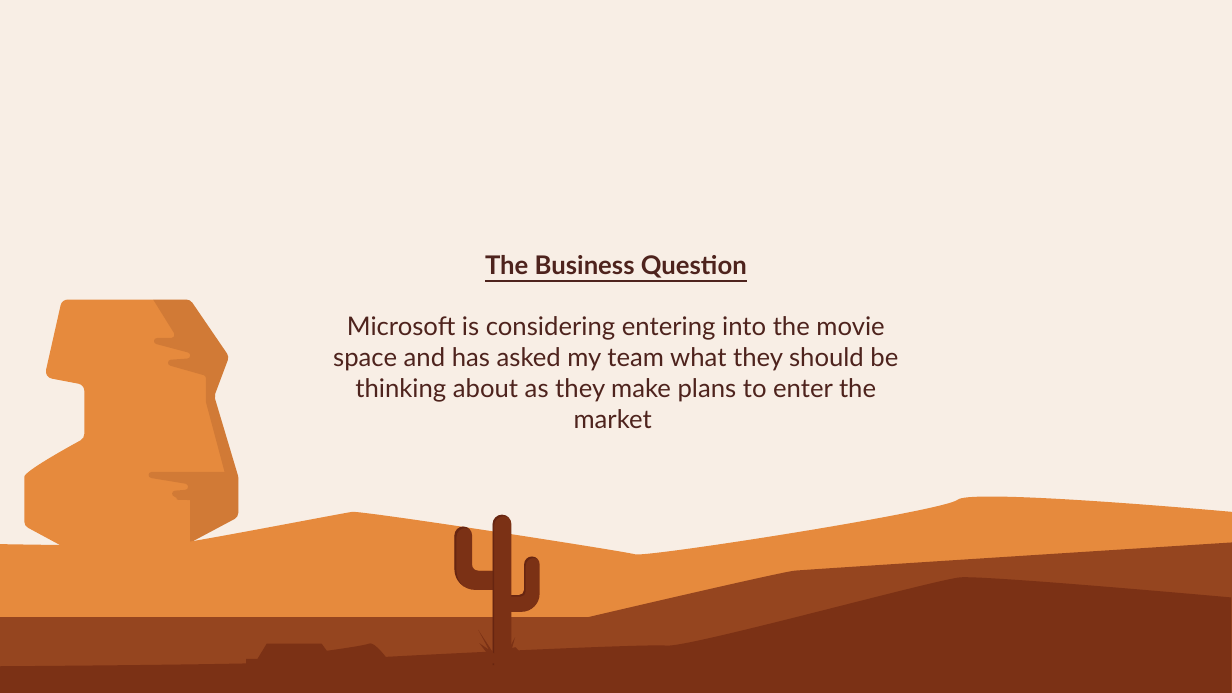
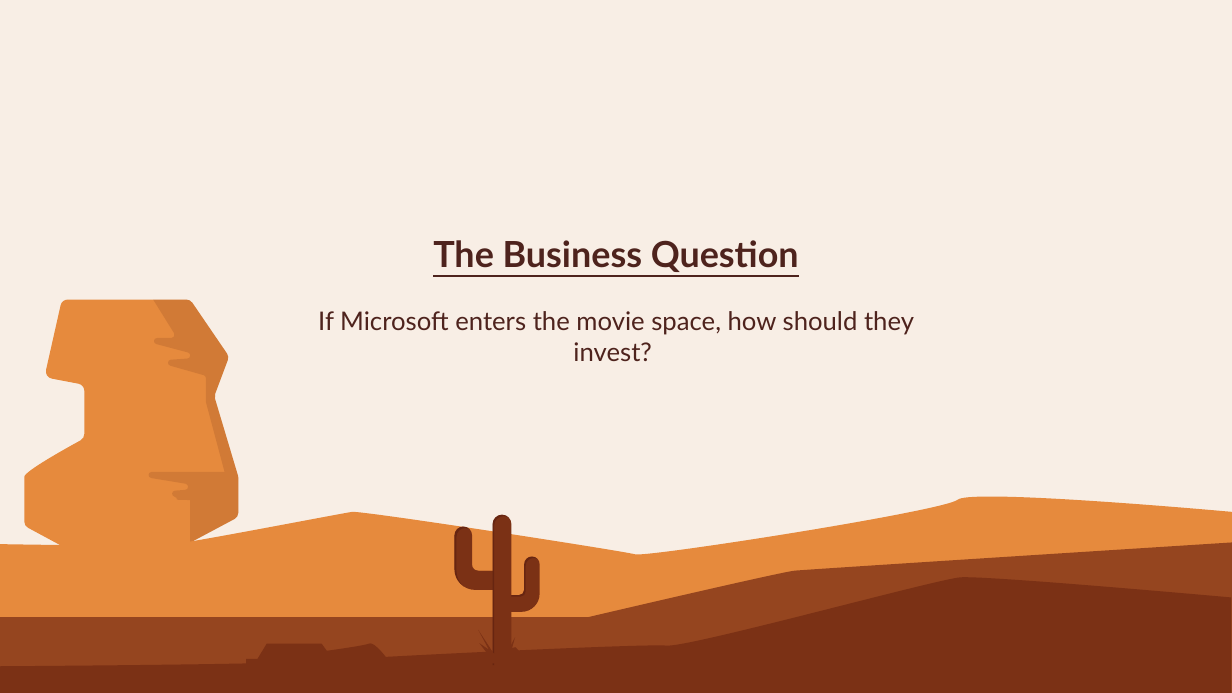
Before and after one commit to michael-pozo/Movie-Data-Analysis-, a slide deck: slide 2 of Movie Industry Analysis .pptx. Drawn at 1232x693 pixels with LibreOffice and Linux fonts; fonts in the diff are those of the drawing. Boxes give left, top, right and bottom in pixels: in the first picture for what was removed or moved away, otherwise in the second. Text is boxed around its words. In the diff, an @@ line names an element or a change of style, - is before the commit and + after.

```diff
--- a/Movie Industry Analysis .pptx
+++ b/Movie Industry Analysis .pptx
@@ title at [318, 240, 914, 361]: text changed @@
-The Business Question
-Microsoft is considering entering into the movie space and has asked my team what they should be thinking about as they make plans to enter the market
+The Business Question
+If Microsoft enters the movie space, how should they invest?
```
Also in this commit, not shown: 5 other slides changed, 3 slides added, 6 other files.
